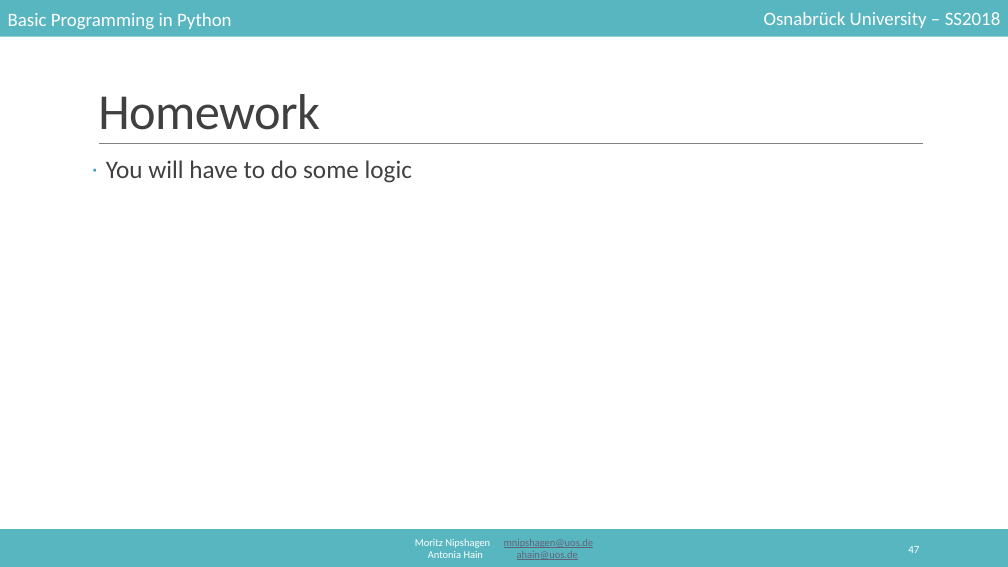
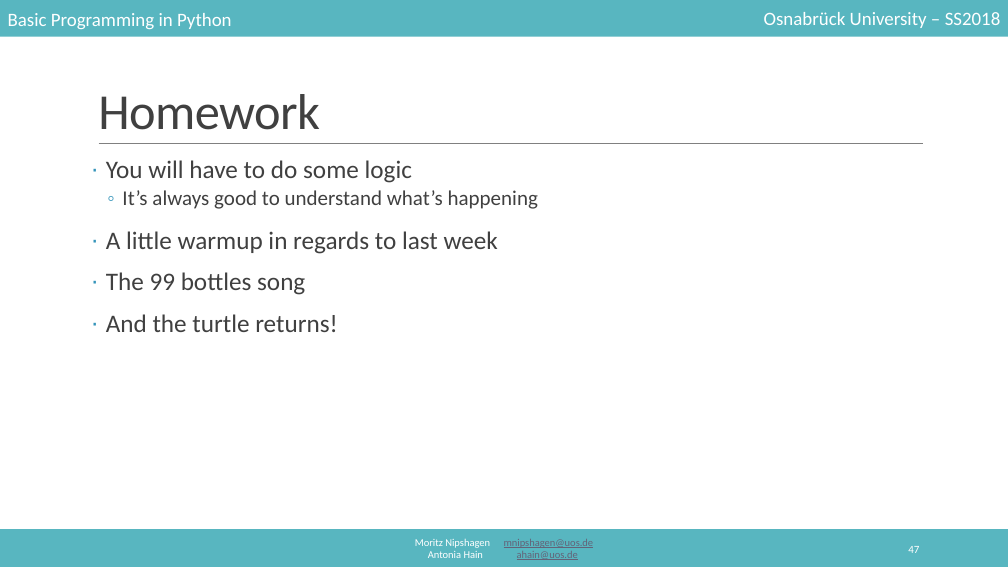
Before and after one commit to mnipshagen/monty, a slide deck: slide 47 of 2018/03/control_structures.pptx. Drawn at 1008x567 pixels with LibreOffice and Linux fonts; fonts in the diff are those of the drawing. Boxes give left, top, right and bottom in pixels: in the first picture for what was removed or moved away, otherwise in the second. Text is boxed around its words. In the diff, an @@ line names an element or a change of style, - is before the commit and + after.

```diff
--- a/2018/03/control_structures.pptx
+++ b/2018/03/control_structures.pptx
@@ text at [106, 190, 538, 332]: paragraphs added @@
+  ◦ It’s always good to understand what’s happening
+· A little warmup in regards to last week
+· The 99 bottles song
+· And the turtle returns!
```
Also in this commit, not shown: 2 other slides changed, 3 other files.
